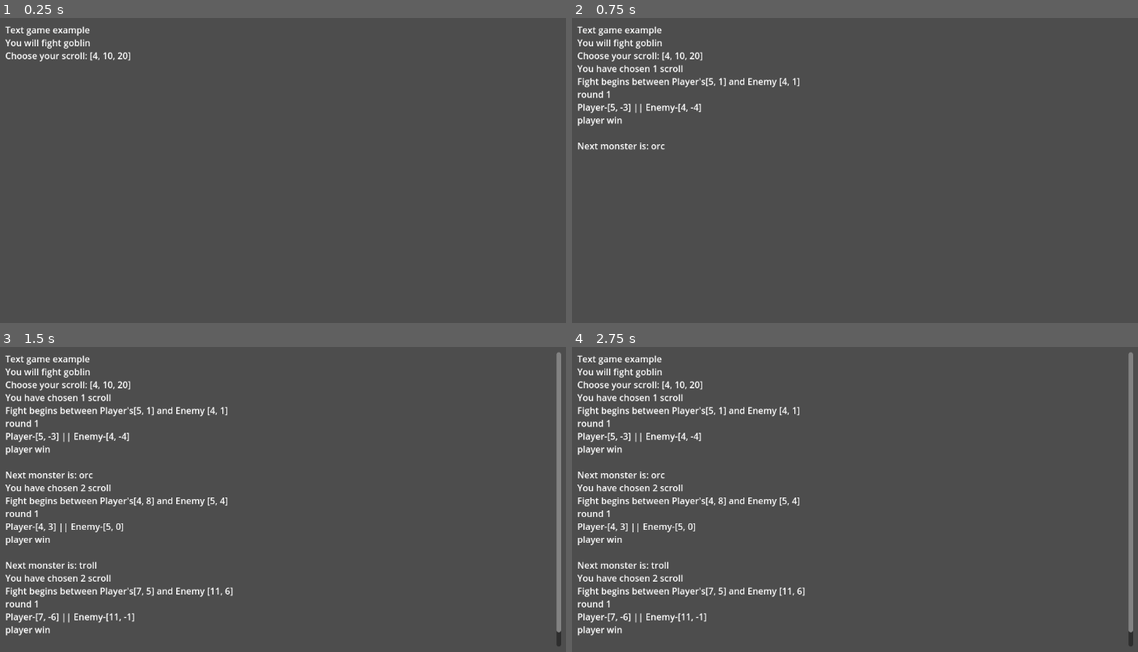
Above: before the commit, frames 1-4 (two rows, left to right).
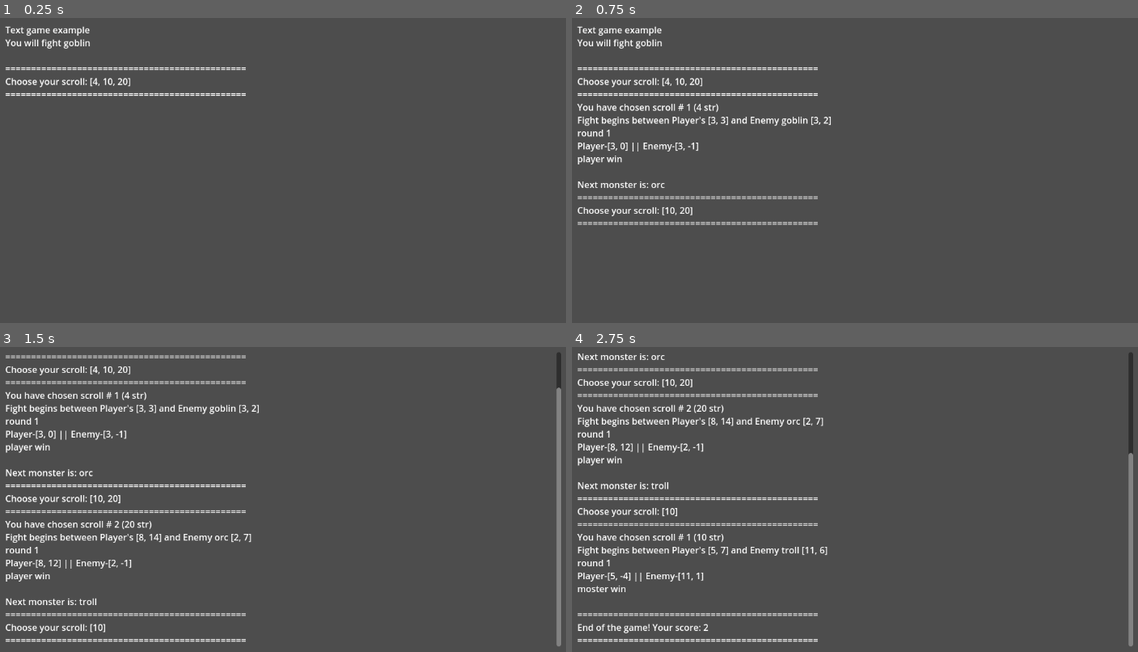
Above: after the commit, the same moments.

Repository: Wiolarz/Polyspear
Game: Godot game, scene res://help/FinishedGame.tscn
Two runs of this game, one before a commit and one after it. Both use one fixed random seed, a clock stepped at 60 frames per second and the inputs below.
Inputs:
- Up to frame 1 (0.25 s): no input
- Up to frame 2 (0.75 s): tap Enter at 0.5 s; tap 1 (KEY_1) at 0.6 s
- Up to frame 3 (1.5 s): tap 2 (KEY_2) at 0.8, 1.35 s; tap Space at 1.25 s
- Up to frame 4 (2.75 s): tap 3 (KEY_3) at 1.55, 2.1 s; tap Enter at 2 s; tap 1 (KEY_1) at 2.3 s

The runs differ from the first frame. In frame 1, 1.3% of the frame differs, in the area x 1-44%, y 11-26%; in frame 2, 4.2%; in frame 3, 8.2%; in frame 4, 8.9%, in the area x 0-100%, y 1-99%.

Commit message:
tweaks to example solution (auto-scroll, use up scroll, renames, split functions, etc.)

Diff:
--- a/help/FinishedGame.gd
+++ b/help/FinishedGame.gd
@@ -1,37 +1,86 @@
 extends Node
 
-@onready var output_window = $RichTextLabel
+@onready var output_ui = $RichTextLabel
 
+var scrolls = [4, 10, 20]
 
 var fight_counter = 0
-var scrolls = [4, 10, 20]
 var monsters = [3, 7, 15]
 var monster_names = ["goblin", "orc", "troll"]
 
 var score = 0
 
+func _ready():
+	start_game()
+
+func _process(delta):
+	if are_fights_over():
+		return
+
+	var scrollNo = pick_scroll()
+	if scrollNo > 0 and scrollNo <= scrolls.size():
+		play_scroll(scrollNo)
+
+# print with UI support
 func output(text=""):
-	# print replacement
 	print(text)
-	output_window.text += text + "\n"
+	output_ui.text += text + "\n"
 
+func pick_scroll():
+	var possible_inputs = {"KEY_1": 1, "KEY_2": 2, "KEY_3": 3,}
+	var scrollNo = 0
+	for key in possible_inputs.keys():
+		if Input.is_action_just_pressed(key):
+			scrollNo = possible_inputs[key]
+	return scrollNo
 
+func are_fights_over():
+	return fight_counter == monsters.size()
 
-func creature_generator(value):
-	var stats = [1, 1]
-	for i in range(value):
-		stats[randi_range(0, 1)] += 1
-	return stats
+func get_current_monster_name():
+	return monster_names[fight_counter]
 
+func get_current_monster_strength():
+	return monsters[fight_counter]
 
+func start_next_fight():
+	fight_counter += 1
 
-func _ready():
+func start_game():
 	output("Text game example")
-	gameplay(0)
+	output("You will fight " + get_current_monster_name())
+	output("")
+	output("===============================================")
+	output("Choose your scroll: " + str(scrolls))
+	output("===============================================")
 
+func play_scroll(scrollNo):
+	var scrollStrenght = scrolls[scrollNo - 1];
+	scrolls.remove_at(scrollNo - 1)
+	output("You have chosen scroll # " + str(scrollNo) + " ("+str(scrollStrenght)+" str)")
 
-func combat(player, enemy):
-	output("Fight begins between Player's"+ str(player) + " and Enemy " + str(enemy))
+	if player_won_combat(scrollStrenght):
+		score += 1
+
+	start_next_fight()
+
+	if are_fights_over():
+		output("")
+		output("===============================================")
+		output("End of the game! Your score: " + str(score))
+		output("===============================================")
+	else:
+		output("")
+		output("Next monster is: " + get_current_monster_name())
+		output("===============================================")
+		output("Choose your scroll: " + str(scrolls))
+		output("===============================================")
+
+func player_won_combat(scrollStrenght):
+	var player = generate_creature(scrollStrenght)
+	var enemy = generate_creature(get_current_monster_strength())
+	output("Fight begins between Player's "+ str(player) + " and Enemy "+get_current_monster_name()+" " + str(enemy))
+
 	var round_counter = 0
 	while player[1] > 0 and enemy[1] > 0:
 		round_counter += 1
@@ -48,44 +97,8 @@
 
 	return result
 
-
-
-
-func gameplay(player_input):
-	if player_input == 0:
-		# introduction
-		output("You will fight " + monster_names[fight_counter])
-		output("Choose your scroll: " + str(scrolls))
-		return
-	output("You have chosen " + str(player_input) + " scroll")
-	var player = creature_generator(scrolls[player_input - 1])
-	var enemy = creature_generator(monsters[fight_counter])
-
-	if combat(player, enemy):
-		output()
-		score += 1
-
-	fight_counter += 1
-	if fight_counter == monsters.size():
-		output("End of the game! Your score:" + str(score))
-		return
-
-	output("Next monster is: " + monster_names[fight_counter])
-
-
-
-func _process(delta):
-	if fight_counter == monsters.size():
-		return
-
-	# input
-	var possible_inputs = {"KEY_1": 1, "KEY_2": 2, "KEY_3": 3,}
-
-	var curent_choice = 0
-	for key in possible_inputs.keys():
-		if Input.is_action_just_pressed(key):
-			curent_choice = possible_inputs[key]
-
-
-	if curent_choice != 0 and curent_choice <= scrolls.size():
-		gameplay(curent_choice)
+func generate_creature(value):
+	var stats = [1, 1]
+	for i in range(value):
+		stats[randi_range(0, 1)] += 1
+	return stats
--- a/help/FinishedGame.tscn
+++ b/help/FinishedGame.tscn
@@ -10,3 +10,4 @@
 offset_top = 57.0
 offset_right = 1061.0
 offset_bottom = 582.0
+scroll_following = true
